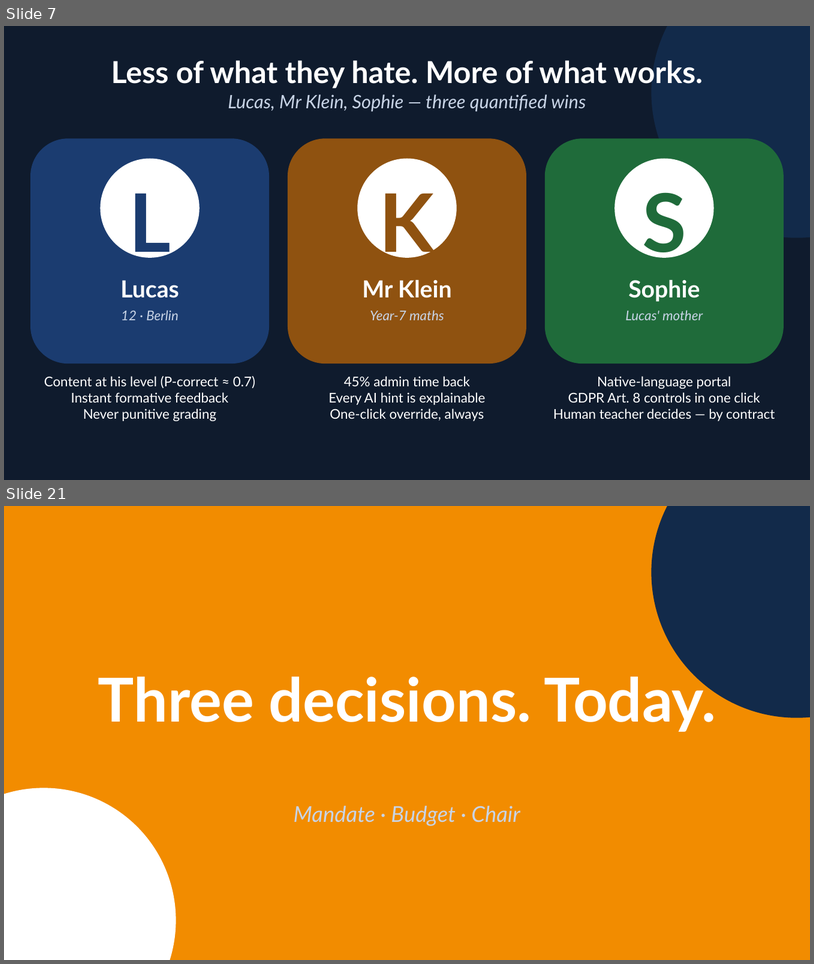
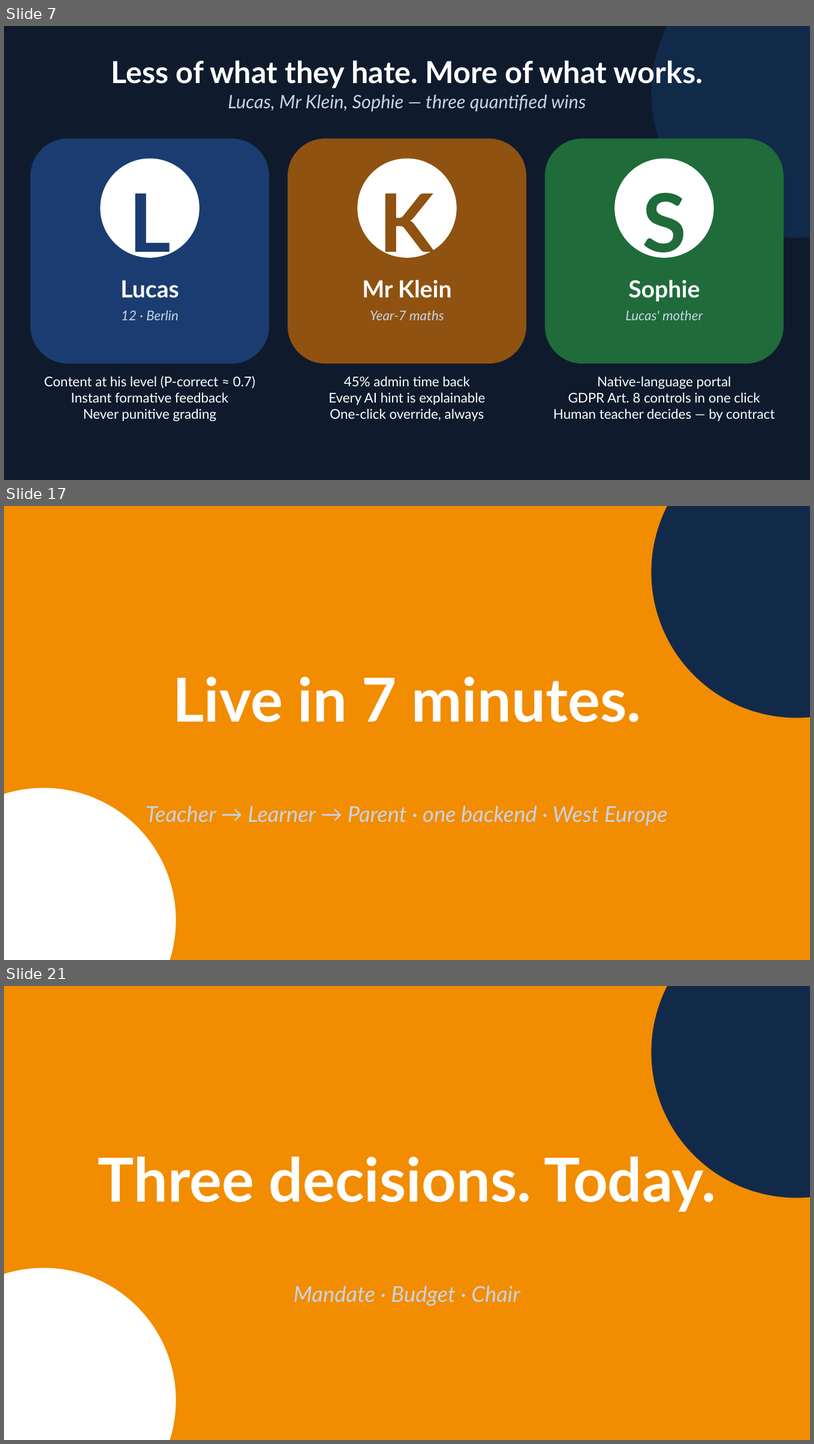
Before and after one commit to EtienneSIG/AMA_Project, a slide deck: Restitution01/build/LearnEU-CXO-Restitution.pptx. Shown one above the other, each under a label of ours: slides 7 and 21 before the commit, slides 7, 17 and 21 after it; the slides between them are not shown. The pictures are 814x964 and 814x1444 pixels, drawn with LibreOffice and Linux fonts; fonts in the diff are those of the drawing; background and template pictures are left out. Boxes give left, top, right and bottom in pixels: in the first picture for what was removed or moved away, otherwise in the second. Text is boxed around its words. In the diff, an @@ line names an element or a change of style, - is before the commit and + after.

```diff
--- a/Restitution01/build/LearnEU-CXO-Restitution.pptx
+++ b/Restitution01/build/LearnEU-CXO-Restitution.pptx
@@ slide 17 added at <box>4,506,810,960</box>, background #091F2C @@
@@ rectangle added at <box>4,506,810,960</box>, fill #F28C00 @@
@@ ellipse added at <box>652,506,810,718</box>, fill #122A4A @@
@@ text added at <box>173,676,641,722</box>, 72 pt, text #FFFFFF, bold @@
+Live in 7 minutes.
@@ ellipse added at <box>4,788,176,960</box>, fill #FFFFFF @@
@@ text added at <box>146,805,668,826</box>, 26 pt, text #C8D4E6, italic @@
+Teacher → Learner → Parent · one backend · West Europe
```
Also in this commit, not shown: 7 slides changed, 5 other slides added, 6 slides removed, 13 other files.
